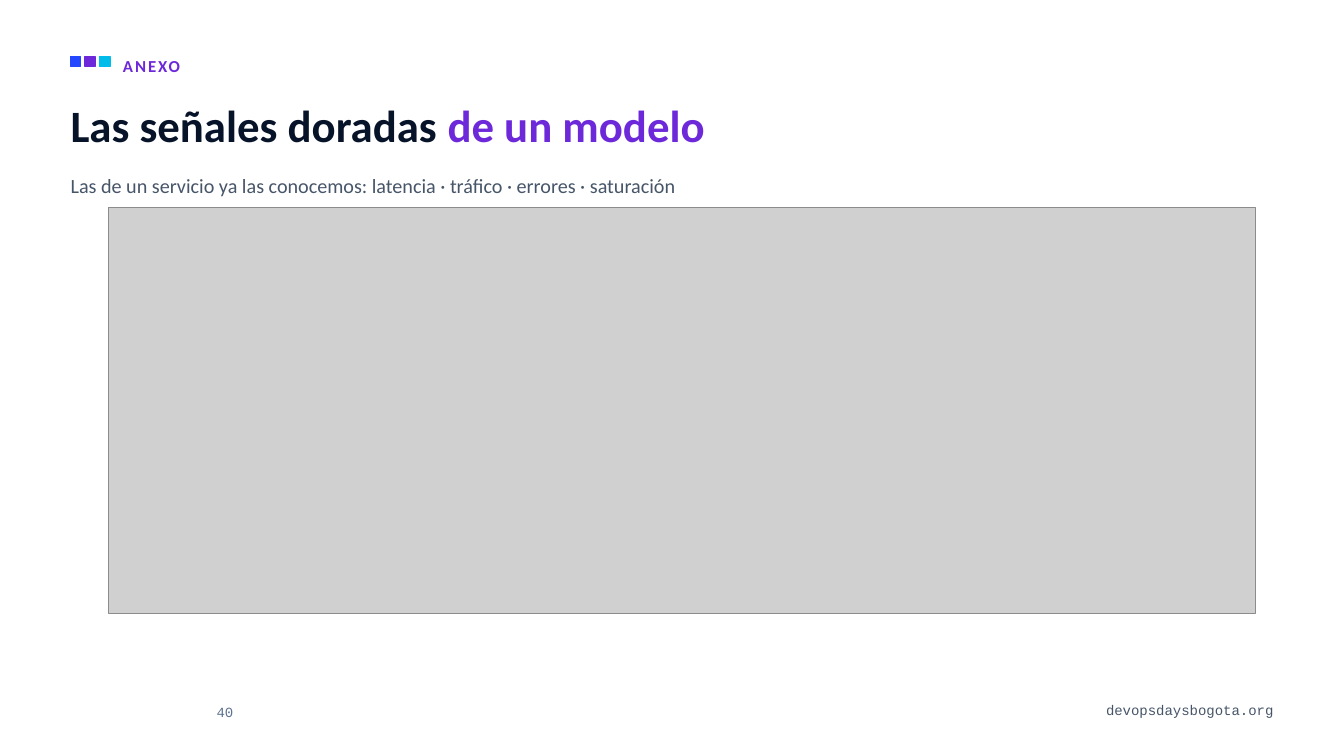
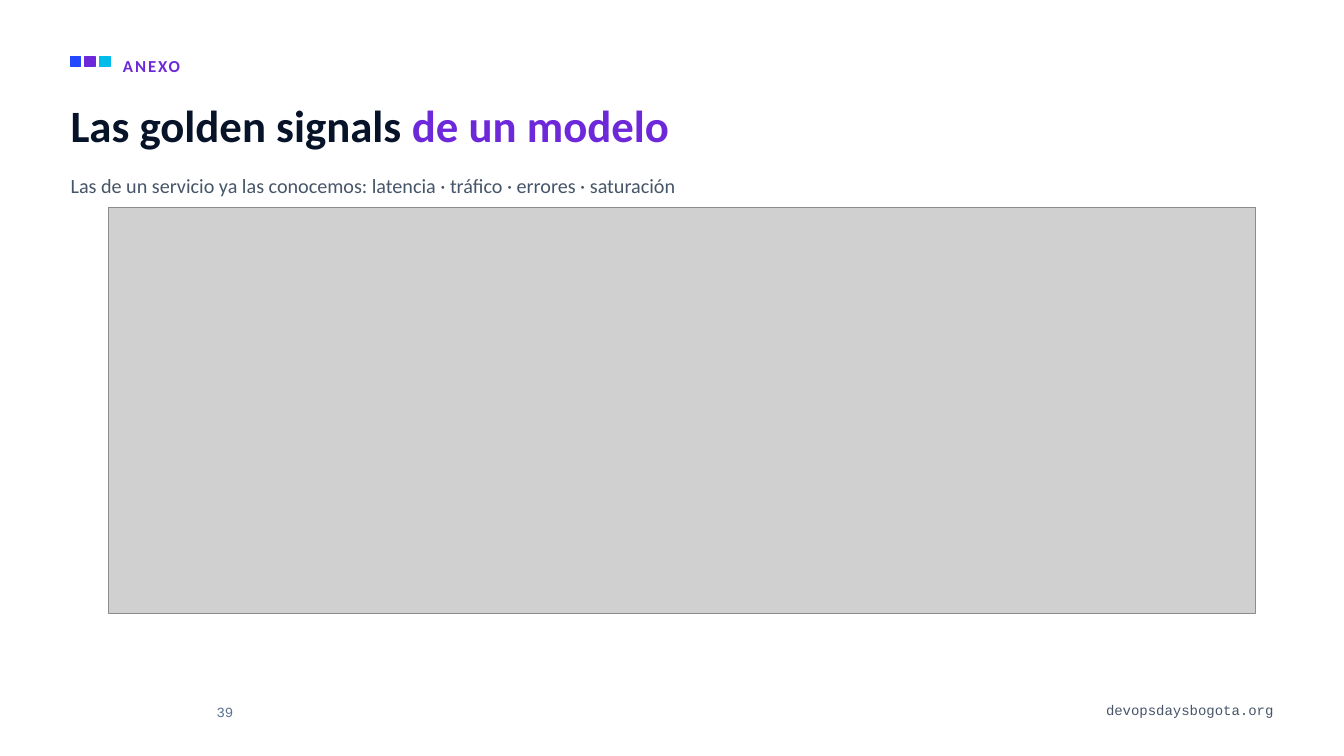
Before and after one commit to alejandro945/mlops-a-ciegas, a slide deck: slide 39 of talk/MLOps-a-ciegas-DevOpsDays-Bogota-2026.pptx (slide 40 before the commit). Drawn at 1344x756 pixels with LibreOffice and Linux fonts; fonts in the diff are those of the drawing; grey boxes stand for pictures; background and template pictures are left out. Boxes give left, top, right and bottom in pixels: in the first picture for what was removed or moved away, otherwise in the second. Text is boxed around its words. In the diff, an @@ line names an element or a change of style, - is before the commit and + after.

```diff
--- a/talk/MLOps-a-ciegas-DevOpsDays-Bogota-2026.pptx
+++ b/talk/MLOps-a-ciegas-DevOpsDays-Bogota-2026.pptx
@@ title at <box>71,110,669,150</box>: text changed @@
-Las señales doradas de un modelo
+Las golden signals de un modelo
@@ page number at <box>217,707,234,717</box>: text changed @@
-40
+39
```
Also in this commit, not shown: 14 other slides changed, 1 slide removed, 7 other files.
